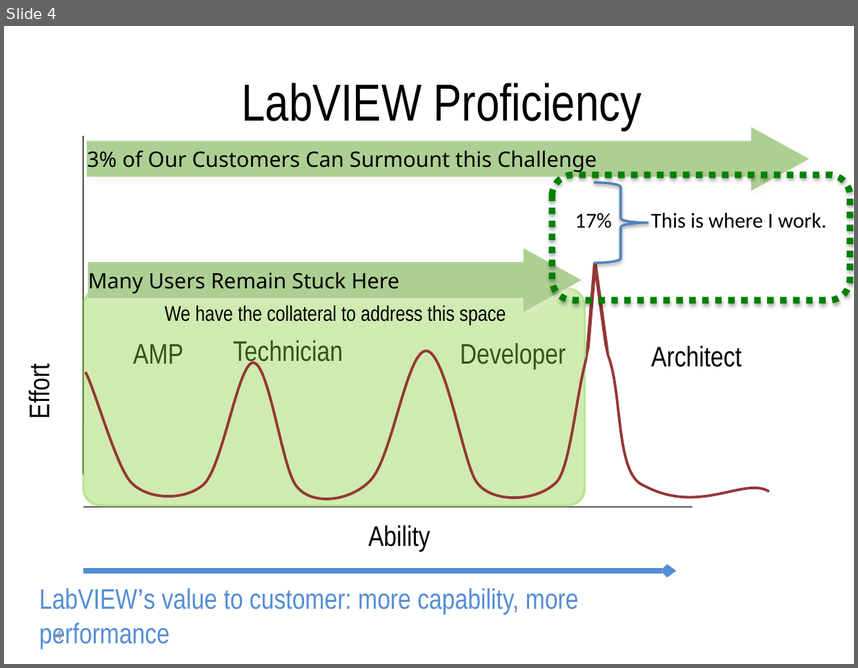
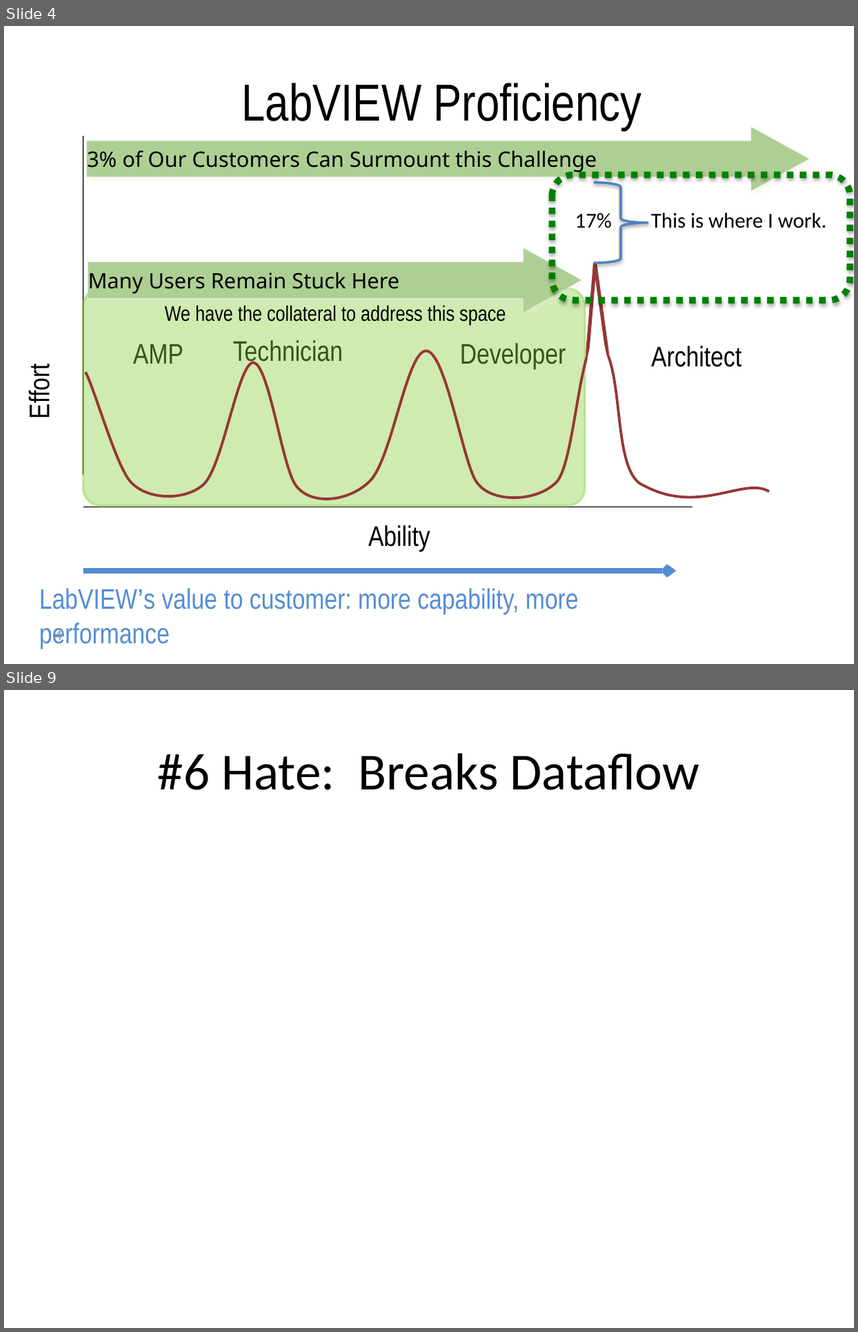
Before and after one commit to njhollenback/Presentations, a slide deck: 9-5 Things That I Love Hate About Actor Framework.pptx. Shown one above the other, each under a label of ours: slide 4 before the commit, slides 4 and 9 after it; the slides between them are not shown. The pictures are 858x668 and 858x1332 pixels, drawn with LibreOffice and Linux fonts; fonts in the diff are those of the drawing. Boxes give left, top, right and bottom in pixels: in the first picture for what was removed or moved away, otherwise in the second. Text is boxed around its words. In the diff, an @@ line names an element or a change of style, - is before the commit and + after.

```diff
--- a/9-5 Things That I Love Hate About Actor Framework.pptx
+++ b/9-5 Things That I Love Hate About Actor Framework.pptx
@@ slide 9 added at (4,690,854,1328), background #FFFFFF @@
@@ title added at (158,753,700,790), 44 pt, text #000000 @@
+#6 Hate: Breaks Dataflow
```
Also in this commit, not shown: 2 slides changed, 8 other slides added.
